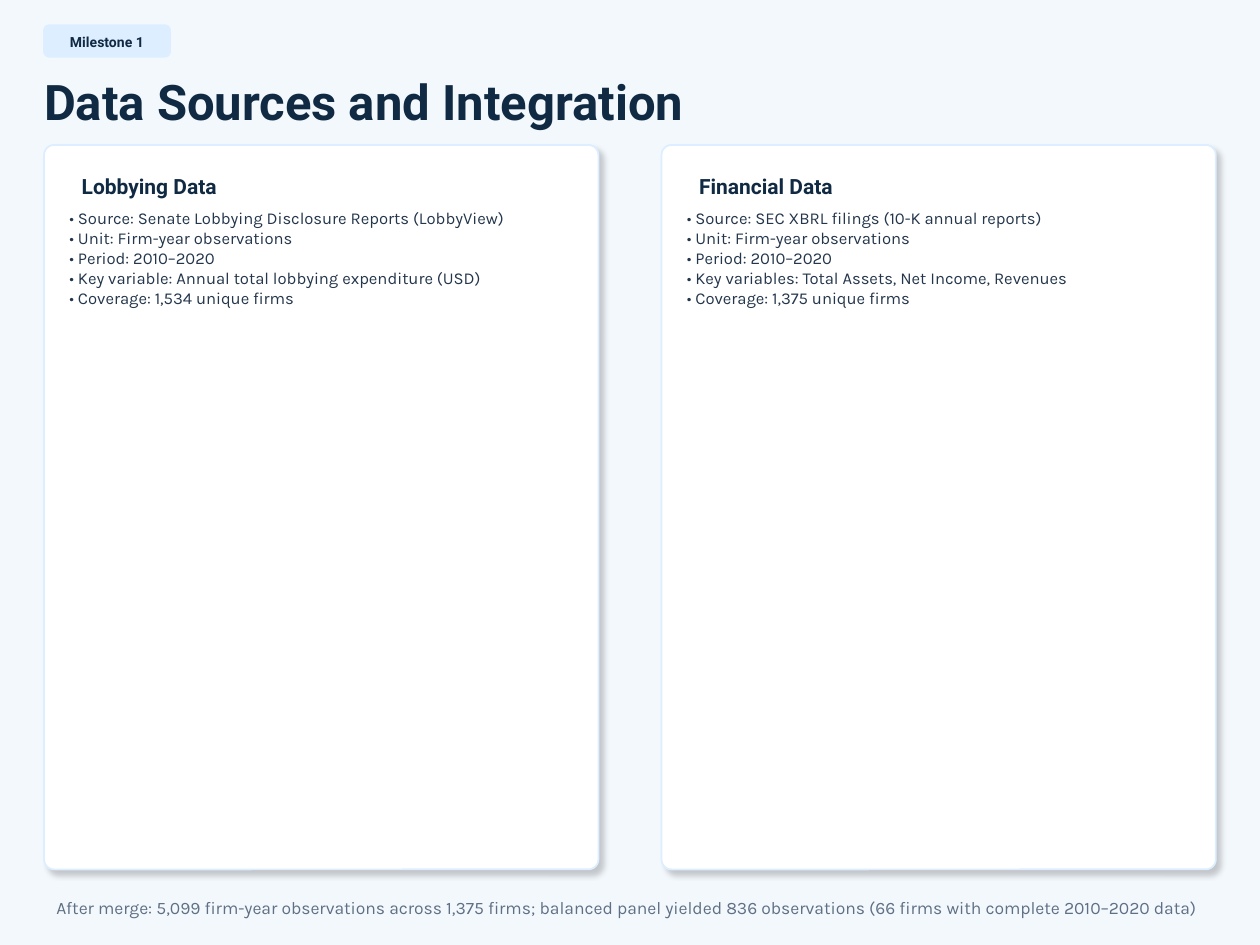
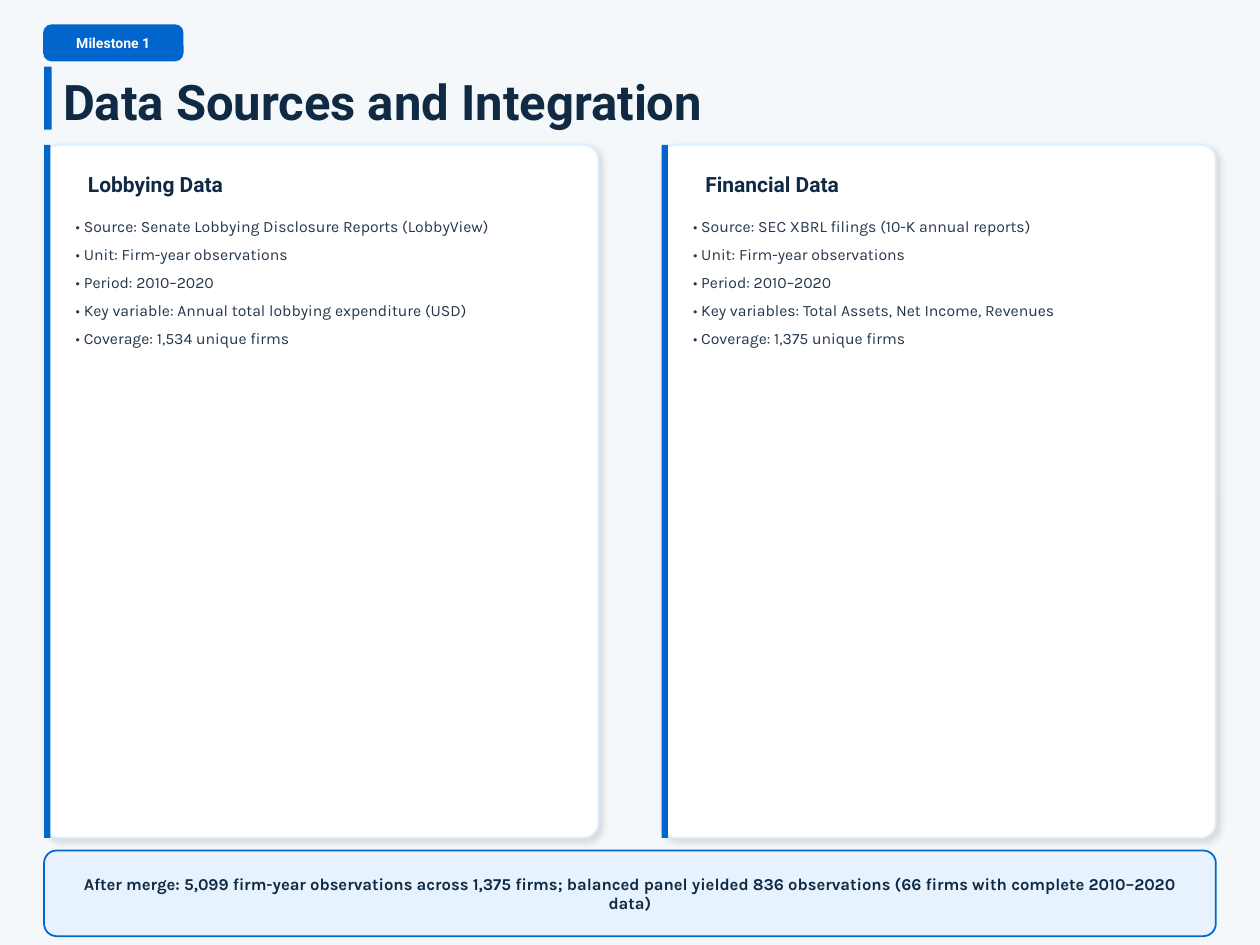
Before and after one commit to Dr-Seagraves/qm2023-capstone-silly-geese, a slide deck: slide 3 of results/reports/Capstone_Research_Presentation.pptx. Drawn at 1260x945 pixels with LibreOffice and Linux fonts; fonts in the diff are those of the drawing. Boxes give left, top, right and bottom in pixels: in the first picture for what was removed or moved away, otherwise in the second. Text is boxed around its words. In the diff, an @@ line names an element or a change of style, - is before the commit and + after.

Commit message:
Enhance presentation with modern navy/light blue design and improved visual cohesion

```diff
--- a/results/reports/Capstone_Research_Presentation.pptx
+++ b/results/reports/Capstone_Research_Presentation.pptx
@@ background #F3F8FD to #F5F8FB @@
@@ text "Milestone 1" at <box>76,37,150,48</box>: text colour #102A43 to #FFFFFF @@
@@ rounded rectangle: place and size @@
-rounded rectangle at <box>44,25,170,57</box>
+rounded rectangle at <box>44,25,183,60</box>
@@ rounded rectangle at <box>44,25,183,60</box>: fill #DCEEFF to #0066CC; outline #DCEEFF 1 pt to #0066CC 1 pt; proportions changed @@
@@ rectangle added at <box>44,67,52,130</box>, fill #0066CC @@
@@ text "Data Sources and Integration": place and size @@
-text "Data Sources and Integration" at <box>44,83,684,130</box>
+text "Data Sources and Integration" at <box>63,83,702,130</box>
@@ rounded rectangle: place and size @@
-rounded rectangle at <box>44,145,598,869</box>
+rounded rectangle at <box>44,145,598,838</box>
@@ rounded rectangle at <box>44,145,598,838</box>: shadow changed; proportions changed @@
@@ rectangle added at <box>44,145,50,838</box>, fill #0066CC @@
@@ rounded rectangle at <box>662,145,1216,838</box>: shadow changed; proportions changed @@
@@ rounded rectangle: place and size @@
-rounded rectangle at <box>662,145,1216,869</box>
+rounded rectangle at <box>662,145,1216,838</box>
@@ rectangle added at <box>662,145,668,838</box>, fill #0066CC @@
@@ text "Lobbying Data": place and size @@
-text "Lobbying Data" at <box>82,178,216,199</box>
+text "Lobbying Data" at <box>88,176,223,197</box>
@@ text "Financial Data": place and size @@
-text "Financial Data" at <box>699,178,832,195</box>
+text "Financial Data" at <box>705,176,839,193</box>
@@ text "• Source: Senate Lobbying Disclosure ...": place and size @@
-text "• Source: Senate Lobbying Disclosure ..." at <box>78,212,504,308</box>
+text "• Source: Senate Lobbying Disclosure ..." at <box>84,220,488,348</box>
@@ text "• Source: Senate Lobbying Disclosure ..." at <box>84,220,488,348</box>: size 9.5 to 9 pt; line spacing 1 to 16pt @@
@@ text "• Source: SEC XBRL filings ..." at <box>701,220,1054,348</box>: size 9.5 to 9 pt; line spacing 1 to 16pt @@
@@ rounded rectangle added at <box>44,850,1216,936</box>, fill #E8F2FF, outline #0066CC 1 pt @@
@@ text "After merge: 5,099 firm-year observations ...": place and size @@
-text "After merge: 5,099 firm-year observations ..." at <box>56,901,1196,918</box>
+text "After merge: 5,099 firm-year observations ..." at <box>84,877,1176,911</box>
@@ text "After merge: 5,099 firm-year observations ..." at <box>84,877,1176,911</box>: size 10 to 9.5 pt, text colour #5F7084 to #102A43, bold on; alignment left to centre @@
```
Also in this commit, not shown: 10 other slides changed, 2 slides added, 2 slides removed, 1 other file.
